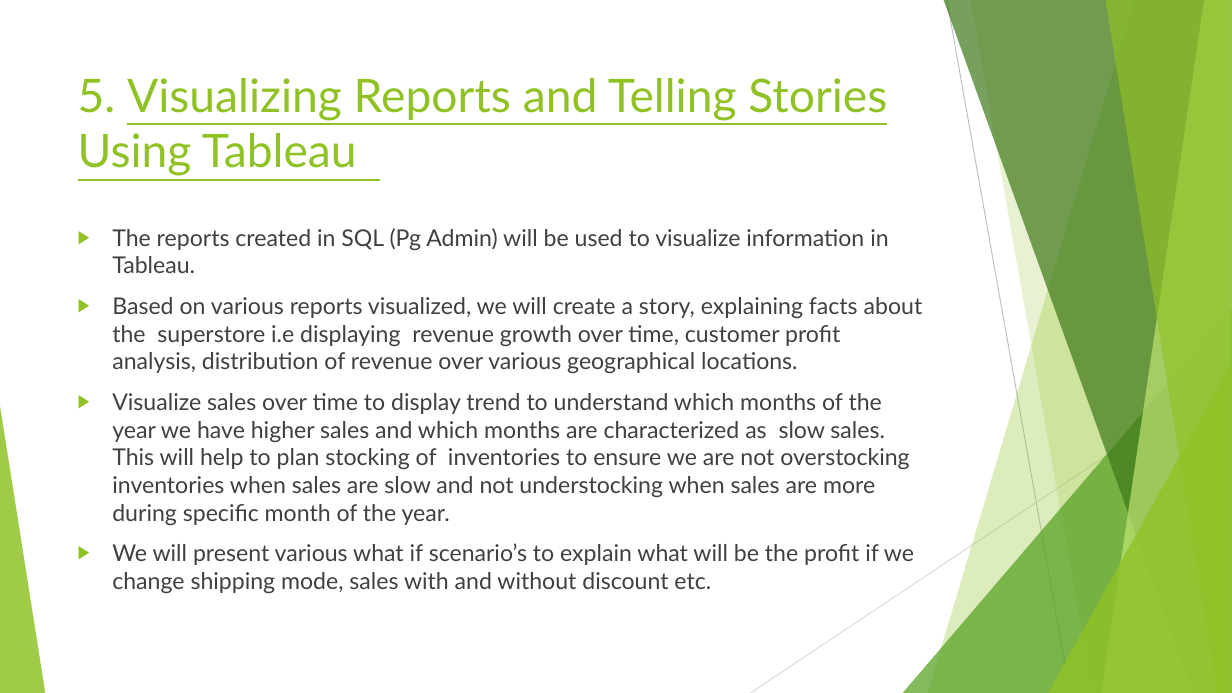
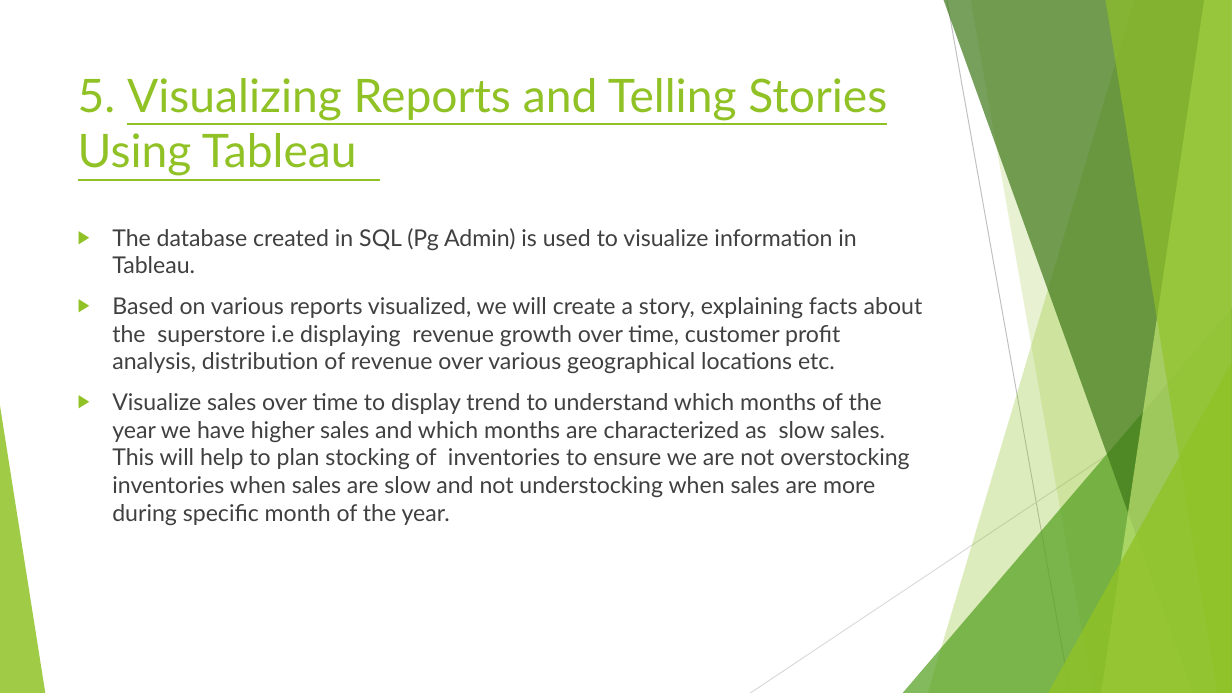
Before and after one commit to rubadhanaraj/Final_project, a slide deck: slide 11 of Project details.pptx (slide 10 before the commit). Drawn at 1232x693 pixels with LibreOffice and Linux fonts; fonts in the diff are those of the drawing. Boxes give left, top, right and bottom in pixels: in the first picture for what was removed or moved away, otherwise in the second. Text is boxed around its words. In the diff, an @@ line names an element or a change of style, - is before the commit and + after.

```diff
--- a/Project details.pptx
+++ b/Project details.pptx
@@ text at box(112, 228, 923, 373): text changed @@
-▶ The reports created in SQL (Pg Admin) will be used to visualize information in Tableau.
-▶ Based on various reports visualized, we will create a story, explaining facts about the superstore i.e displaying revenue growth over time, customer profit analysis, distribution of revenue over various geographical locations.
+▶ The database created in SQL (Pg Admin) is used to visualize information in Tableau.
+▶ Based on various reports visualized, we will create a story, explaining facts about the superstore i.e displaying revenue growth over time, customer profit analysis, distribution of revenue over various geographical locations etc.
@@ text at box(112, 543, 914, 593): paragraph removed @@
-▶ We will present various what if scenario’s to explain what will be the profit if we change shipping mode, sales with and without discount etc.
```
Also in this commit, not shown: 15 other slides changed, 2 slides added.
